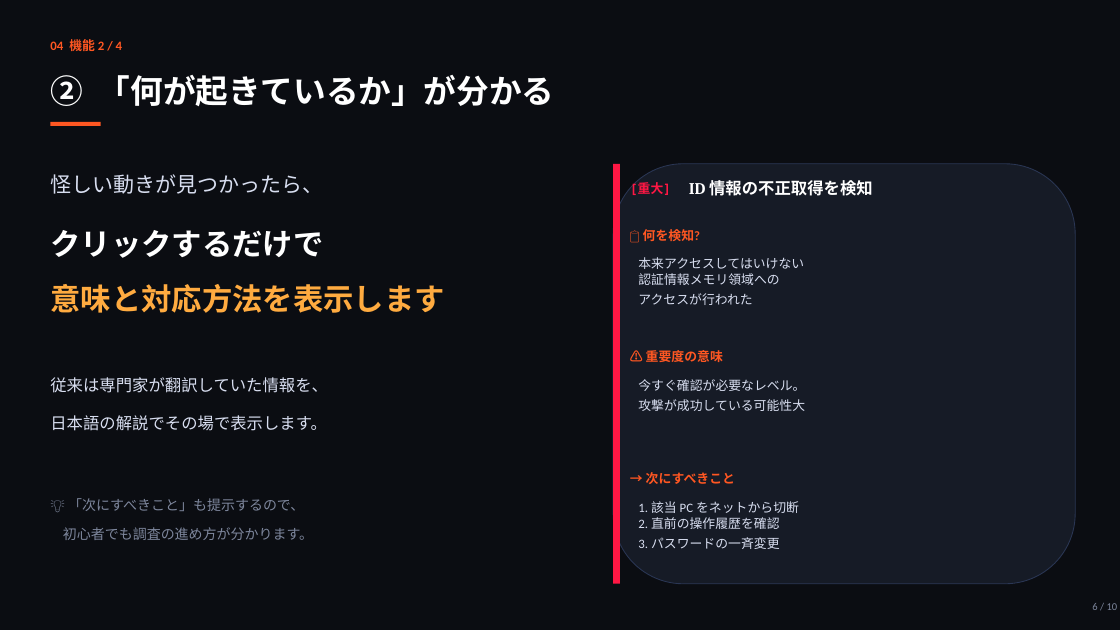
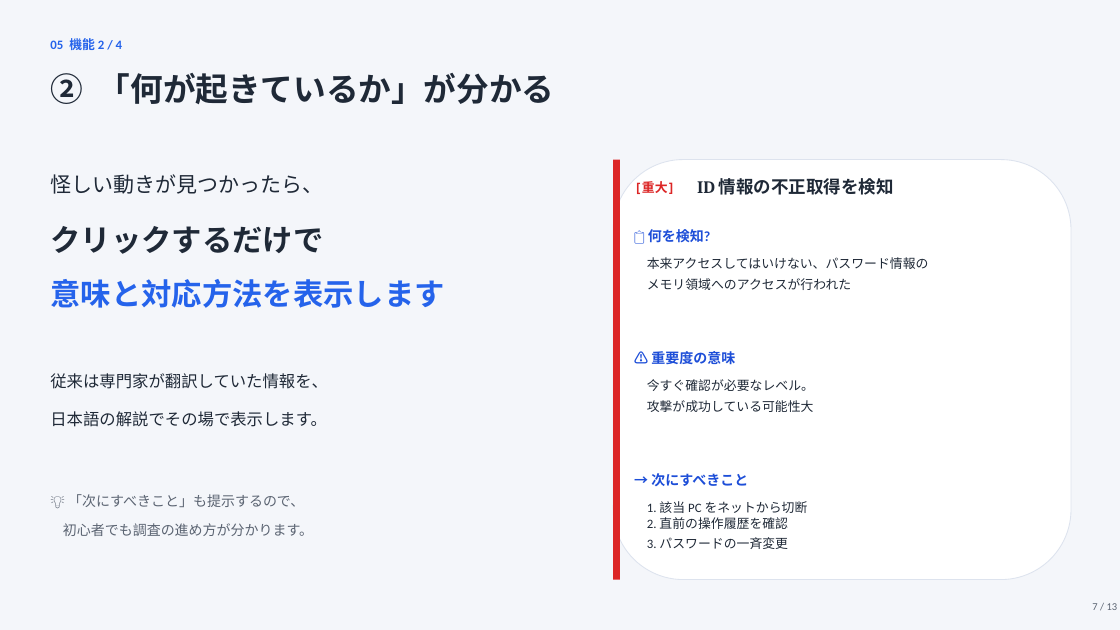
Before and after one commit to Assy2005/hayabusa-plus, a slide deck: slide 7 of docs/presentation/pptx/hayabusa-plus.pptx (slide 6 before the commit). Drawn at 1120x630 pixels with LibreOffice and Linux fonts; fonts in the diff are those of the drawing. Boxes give left, top, right and bottom in pixels: in the first picture for what was removed or moved away, otherwise in the second. Text is boxed around its words. In the diff, an @@ line names an element or a change of style, - is before the commit and + after.

```diff
--- a/docs/presentation/pptx/hayabusa-plus.pptx
+++ b/docs/presentation/pptx/hayabusa-plus.pptx
@@ rectangle at (x1=0, y1=0, x2=1120, y2=630): fill #0B0D12 to #F4F6FA @@
@@ text "② 「何が起きているか」が分かる" at (x1=50, y1=73, x2=555, y2=104): text colour #FFFFFF to #1F2937 @@
@@ text at (x1=50, y1=38, x2=122, y2=50): text changed; text colour #FF5722 to #2563EB @@
-04 機能 2 / 4
+05 機能 2 / 4
@@ rectangle removed at (x1=50, y1=122, x2=101, y2=126) @@
@@ rectangle moved from (x1=613, y1=164, x2=620, y2=584) to (x1=613, y1=160, x2=620, y2=580) @@
@@ rectangle at (x1=613, y1=160, x2=620, y2=580): fill #FF1744 to #DC2626 @@
@@ rounded rectangle resized from (x1=613, y1=164, x2=1075, y2=584) to (x1=613, y1=160, x2=1071, y2=580) @@
@@ rounded rectangle at (x1=613, y1=160, x2=1071, y2=580): fill #161B26 to #FFFFFF; outline #2A3654 0.75 pt to #DDE3EE 0.75 pt @@
@@ text "[重大]" at (x1=634, y1=181, x2=675, y2=194): text colour #FF1744 to #DC2626 @@
@@ text "ID 情報の不正取得を検知" moved from (x1=689, y1=180, x2=873, y2=196) to (x1=697, y1=178, x2=894, y2=195) @@
@@ text "ID 情報の不正取得を検知" at (x1=697, y1=178, x2=894, y2=195): size 14 to 15 pt, text colour #FFFFFF to #1F2937 @@
@@ text "クリックするだけで" at (x1=50, y1=226, x2=323, y2=254): text colour #FFFFFF to #1F2937 @@
@@ text "意味と対応方法を表示します" at (x1=50, y1=279, x2=444, y2=308): text colour #FFAB40 to #2563EB @@
@@ text at (x1=647, y1=257, x2=929, y2=290): text changed; text colour #D8DEF0 to #1F2937 @@
-本来アクセスしてはいけない
-認証情報メモリ領域への
-アクセスが行われた
+本来アクセスしてはいけない、パスワード情報の
+メモリ領域へのアクセスが行われた
@@ text "今すぐ確認が必要なレベル。 攻撃が成功している可能性大" moved from (x1=638, y1=379, x2=805, y2=411) to (x1=647, y1=379, x2=814, y2=412) @@
@@ text "今すぐ確認が必要なレベル。 攻撃が成功している可能性大" at (x1=647, y1=379, x2=814, y2=412): text colour #D8DEF0 to #1F2937; line spacing 1.3 to 1.35 @@
@@ text colour #D8DEF0 to #1F2937 in 3 elements at (x1=50, y1=174, x2=323, y2=194), (x1=50, y1=373, x2=328, y2=389), (x1=50, y1=411, x2=327, y2=427) @@
@@ size 11 to 12 pt, text colour #FF5722 to #1D4ED8 in 3 elements at (x1=648, y1=229, x2=704, y2=243), (x1=651, y1=349, x2=735, y2=367), (x1=651, y1=473, x2=748, y2=486) @@
@@ text "💡 「次にすべきこと」も提示するので、" at (x1=68, y1=494, x2=304, y2=507): text colour #7D869C to #5B6472 @@
@@ text "1. 該当 PC をネットから切断 2. ..." at (x1=647, y1=501, x2=808, y2=549): text colour #D8DEF0 to #1F2937; line spacing 1.3 to 1.35 @@
@@ text "1. 該当 PC をネットから切断 2. ..." moved from (x1=638, y1=501, x2=799, y2=549) to (x1=647, y1=501, x2=808, y2=549) @@
@@ text "初心者でも調査の進め方が分かります。" at (x1=63, y1=523, x2=313, y2=536): text colour #7D869C to #5B6472 @@
@@ text at (x1=1092, y1=603, x2=1118, y2=610): text changed; text colour #7D869C to #5B6472 @@
-6 / 10
+7 / 13
```
Also in this commit, not shown: 9 other slides changed, 3 slides added, 1 slide removed, 2 other files.
